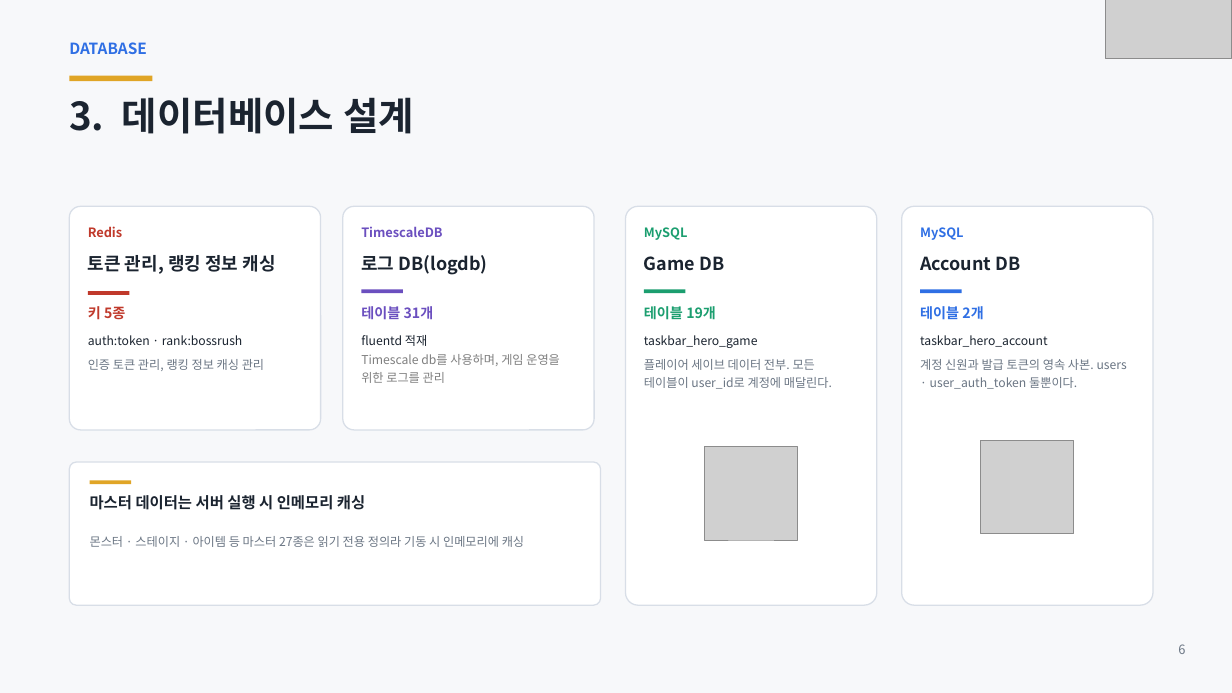
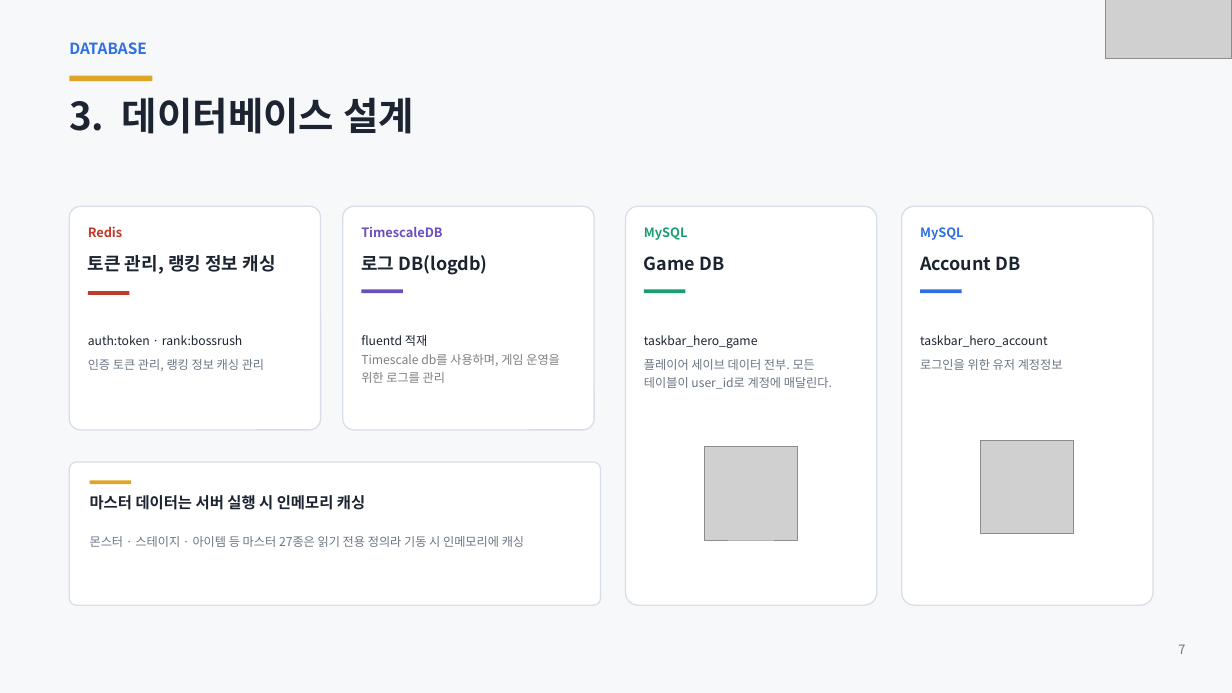
Before and after one commit to ks-wook/com2us-taskbar-hero, a slide deck: slide 7 of docs/com2us-taskbar-hero-발표자료.pptx (slide 6 before the commit). Drawn at 1232x693 pixels with LibreOffice and Linux fonts; fonts in the diff are those of the drawing; grey boxes stand for pictures. Boxes give left, top, right and bottom in pixels: in the first picture for what was removed or moved away, otherwise in the second. Text is boxed around its words. In the diff, an @@ line names an element or a change of style, - is before the commit and + after.

```diff
--- a/docs/com2us-taskbar-hero-발표자료.pptx
+++ b/docs/com2us-taskbar-hero-발표자료.pptx
@@ text removed at bbox=[88, 306, 125, 320] @@
-키 5종
@@ text removed at bbox=[361, 306, 434, 320] @@
-테이블 31개
@@ text removed at bbox=[644, 306, 716, 320] @@
-테이블 19개
@@ text removed at bbox=[920, 306, 983, 320] @@
-테이블 2개
@@ text removed at bbox=[920, 335, 1127, 389] @@
-taskbar_hero_account
-계정 신원과 발급 토큰의 영속 사본. users · user_auth_token 둘뿐이다.
@@ text added at bbox=[920, 335, 1063, 370], 9.5 pt, text #1B2430 @@
+taskbar_hero_account
+로그인을 위한 유저 계정정보
@@ text at bbox=[1178, 644, 1185, 654]: text changed @@
-6
+7
```
Also in this commit, not shown: 32 other slides changed, 5 slides added, 3 slides removed.
